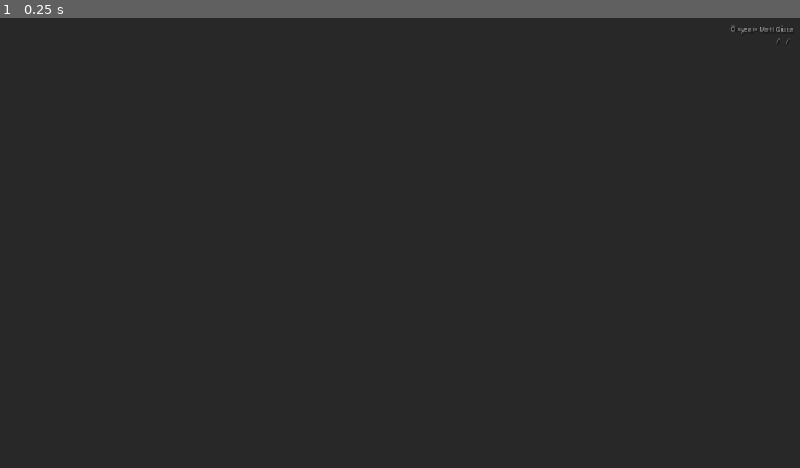
Above: before the commit, frame 1.
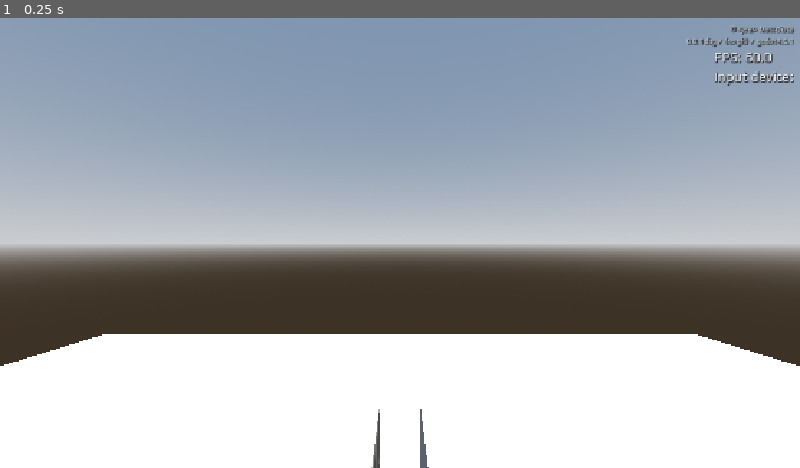
Above: after the commit, the same moment.

Repository: mgiuca/two-hands
Game: Godot game, scene res://scenes/main.tscn
Two runs of this game, one before a commit and one after it. Both use one fixed random seed, a clock stepped at 60 frames per second and the inputs below.
Inputs:
- Up to frame 1 (0.25 s): no input

The runs differ from the first frame. In frame 1, 89% of the frame differs, in the area x 0-100%, y 0-100%.

Commit message:
Main: Don't quit if XR interface not found.
This allows us to run in regular mode in Godot. You can't interact with anything
but at least can load scenes up.

Diff:
--- a/scenes/main.gd
+++ b/scenes/main.gd
@@ -62,8 +62,7 @@
     # Change our main viewport to output to the HMD
     get_viewport().use_xr = true
   else:
-    print("OpenXR not initialized, please check if your headset is connected")
-    return
+    print("OpenXR not initialized; assuming regular mode")
 
   if override_startup_scene != '':
     # This will be set if another scene was loaded by the editor.
